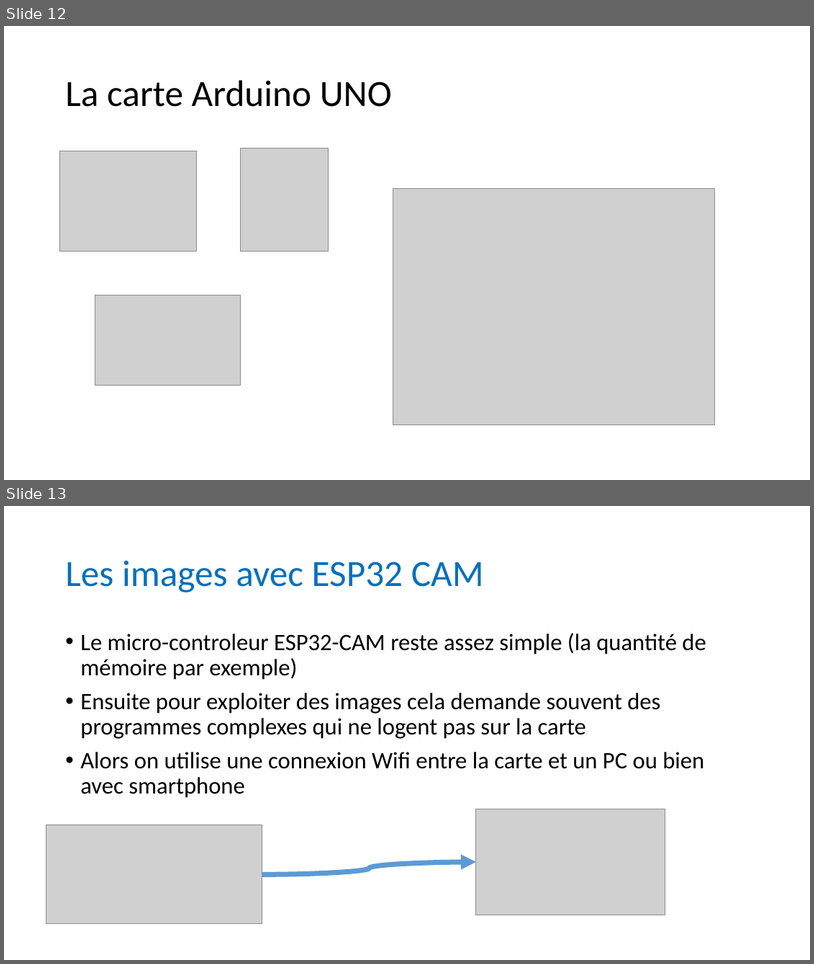
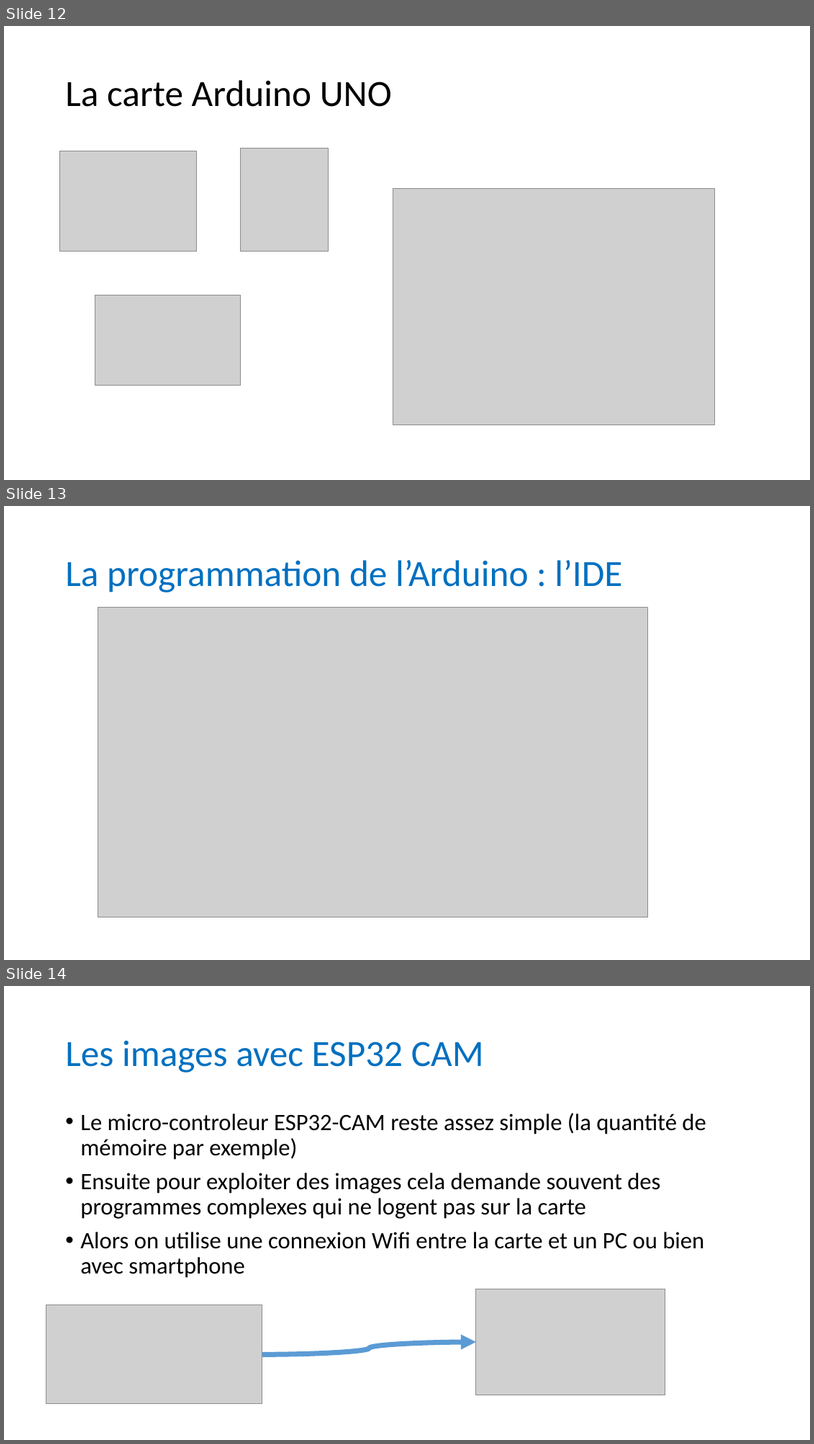
Before and after one commit to anumby-source/RobotServiceJeunesse2023, a slide deck: Journée du 5 mai 2023.pptx. Shown one above the other, each under a label of ours: slides 12 and 13 before the commit, slides 12, 13 and 14 after it. The pictures are 814x964 and 814x1444 pixels, drawn with LibreOffice and Linux fonts; fonts in the diff are those of the drawing; grey boxes stand for pictures. Boxes give left, top, right and bottom in pixels: in the first picture for what was removed or moved away, otherwise in the second. Text is boxed around its words. In the diff, an @@ line names an element or a change of style, - is before the commit and + after.

```diff
--- a/Journée du 5 mai 2023.pptx
+++ b/Journée du 5 mai 2023.pptx
@@ slide 13 added at box(4, 506, 810, 960), background #FFFFFF @@
@@ title added at box(65, 560, 622, 592), 44 pt, text #0070C0 @@
+La programmation de l’Arduino : l’IDE
@@ picture added at box(98, 607, 648, 917) @@
@@ what was slide 13 is now slide 14 @@
```
Also in this commit, not shown: 5 slides changed, 1 other file.
